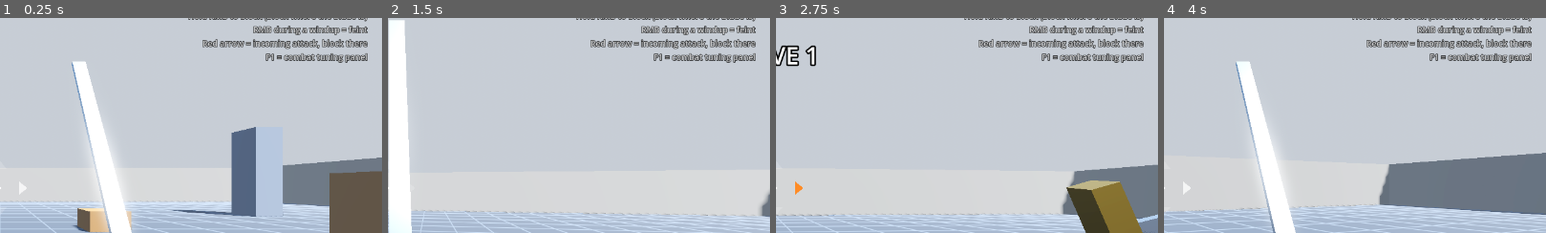
Above: before the commit, frames 1-4 (left to right).
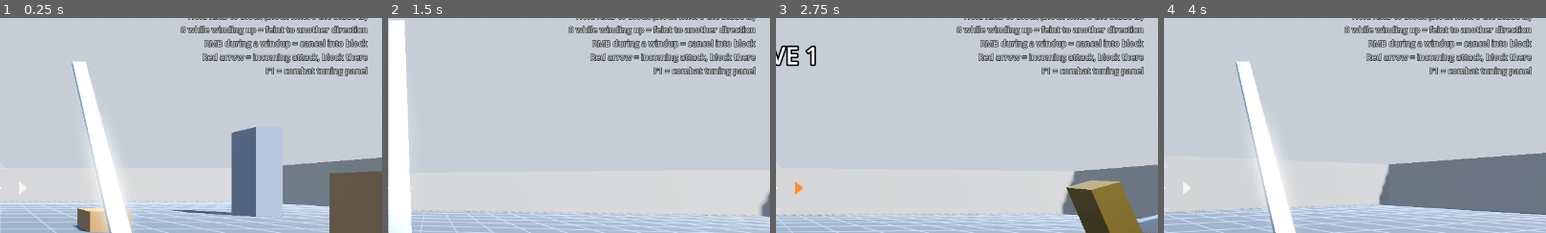
Above: after the commit, the same moments.

Repository: Lennilidli/fpsgame
Game: Godot game, scene res://scenes/main.tscn
Two runs of this game, one before a commit and one after it. Both use one fixed random seed, a clock stepped at 60 frames per second and the inputs below.
Inputs (mouse positions are % of the whole screen's width and height, from its top left):
- Up to frame 1 (0.25 s): no input
- Up to frame 2 (1.5 s): tap Enter at 0.5 s; move the mouse to (55, 50) at 0.52 s; press the mouse at (55, 50) at 0.53 s; hold W (move_forward) from 0.53 s (still down); tap Space (jump) at 0.77 s; right-click (55, 50) at 0.8 s; move the mouse to (45, 50) at 1.27 s; release the mouse at (45, 50) at 1.28 s; right-click (45, 50) at 1.35 s
- Up to frame 3 (2.75 s): keep holding W (move_forward); tap Space (jump) at 1.52 s; tap 8 (feint, bound only after the commit) at 1.55 s; move the mouse to (52, 48) at 2.02 s; hold 8 (feint, bound only after the commit) from 2.03 s (still down); click (52, 48) at 2.3 s
- Up to frame 4 (4 s): keep holding W (move_forward); move the mouse to (49, 52) at 2.77 s; release 8 (feint, bound only after the commit) at 2.78 s; click (49, 52) at 2.85 s; tap Space (jump) at 3.02, 3.77 s; right-click (49, 52) at 3.05 s; move the mouse to (57, 51) at 3.52 s; hold Right mouse button (block) from 3.53 s (still down); tap 8 (feint, bound only after the commit) at 3.8 s
The pictures show only the part of the screen within x 50-100%, y 10-60%; the shares and areas given below are measured in that part.

The runs differ from the first frame. In frame 1, 3.8% of the frame differs, in the area x 47-97%, y 3-28%; in frame 2, 3.8%; in frame 3, 3.8%; in frame 4, 3.8%.

Commit message:
Add redirect feint on key 8
Pressing 8 (or numpad 8) during a windup restarts it in the direction the
mouse points, or the next direction clockwise if unchanged. Charge resets
and it costs feint stamina. Enemies now feint by redirecting too.

Co-Authored-By: Claude Opus 5.5 <noreply@anthropic.com>

Diff:
--- a/fps_game/project.godot
+++ b/fps_game/project.godot
@@ -75,6 +75,10 @@
 "events": [Object(InputEventMouseButton,"resource_local_to_scene":false,"resource_name":"","device":-1,"window_id":0,"a …(253 unchanged characters)…
 ]
 }
+feint={
+"deadzone": 0.2,
+"events": [Object(InputEventKey,"resource_local_to_scene":false,"resource_name":"","device":-1,"window_id":0,"alt_pressed":false,"shift_pressed":false,"ctrl_pressed":false,"meta_pressed":false,"pressed":false,"keycode":0,"physical_keycode":56,"key_label":0,"unicode":0,"location":0,"echo":false,"script":null), Object(InputEventKey,"resource_local_to_scene":false,"resource_name":"","device":-1,"window_id":0,"alt_pressed":false,"shift_pressed":false,"ctrl_pressed":false,"meta_pressed":false,"pressed":false,"keycode":0,"physical_keycode":4194446,"key_label":0,"unicode":0,"location":0,"echo":false,"script":null)]
+}
 
 [layer_names]
 
--- a/fps_game/scenes/hud.tscn
+++ b/fps_game/scenes/hud.tscn
@@ -141,14 +141,15 @@
 offset_left = -424.0
 offset_top = 16.0
 offset_right = -24.0
-offset_bottom = 140.0
+offset_bottom = 160.0
 theme_override_colors/font_outline_color = Color(0, 0, 0, 1)
 theme_override_constants/outline_size = 4
 theme_override_font_sizes/font_size = 14
 text = "Move mouse to pick a direction
 Hold LMB to wind up, release to swing
 Hold RMB to block (block where the blade is)
-RMB during a windup = feint
+8 while winding up = feint to another direction
+RMB during a windup = cancel into block
 Red arrow = incoming attack, block there
 F1 = combat tuning panel"
 horizontal_alignment = 2
--- a/fps_game/scripts/enemy.gd
+++ b/fps_game/scripts/enemy.gd
@@ -133,9 +133,12 @@
 		_hold_time -= delta
 		if _hold_time <= 0.0:
 			if _feint_next:
+				# Redirect into another direction and hold again.
 				_feint_next = false
-				combat.feint()
-				_attack_timer = randf_range(0.2, 0.5)
+				var others := MeleeCombat.Dir.values().filter(func(d): return d != combat.attack_dir)
+				combat.feint_to(others.pick_random())
+				var p := combat.profile
+				_hold_time = randf_range(p.min_windup, p.full_charge_time) / p.combat_speed
 			else:
 				combat.release_attack()
 		return
--- a/fps_game/scripts/melee_combat.gd
+++ b/fps_game/scripts/melee_combat.gd
@@ -214,6 +214,31 @@
 	_set_state(State.IDLE)
 	_play([_seg(POSES["idle"], 0.2, Ease.IN_OUT)])
 	return true
+
+
+## Redirect feint: abandons the current windup and winds up again toward `dir`.
+## The charge restarts and it costs feint stamina.
+func feint_to(dir: Dir) -> bool:
+	if state != State.WINDUP or dir == attack_dir or stamina <= 0.0:
+		return false
+	_spend(profile.feint_cost)
+	attack_dir = dir
+	_release_requested = false
+	_set_state(State.WINDUP)
+	_play([_seg(_windup_pose(profile.backswing_amount), profile.windup_time, Ease.OUT, profile.windup_ease)])
+	return true
+
+
+## The next direction clockwise (overhead, right, thrust, left).
+static func next_dir(dir: Dir) -> Dir:
+	match dir:
+		Dir.OVERHEAD:
+			return Dir.RIGHT
+		Dir.RIGHT:
+			return Dir.THRUST
+		Dir.THRUST:
+			return Dir.LEFT
+	return Dir.OVERHEAD
 
 
 ## Raises (or re-aims) the block. Blocking during a windup feints it.
--- a/fps_game/scripts/player.gd
+++ b/fps_game/scripts/player.gd
@@ -54,6 +54,12 @@
 		combat.start_windup(intended_dir)
 	elif event.is_action_released("attack"):
 		combat.release_attack()
+	elif event.is_action_pressed("feint"):
+		# Swing toward the mouse's direction, or the next one clockwise if unchanged.
+		var dir := intended_dir
+		if dir == combat.attack_dir:
+			dir = MeleeCombat.next_dir(dir)
+		combat.feint_to(dir)
 	elif event.is_action_pressed("block"):
 		combat.start_block(intended_dir)
 	elif event.is_action_released("block"):
